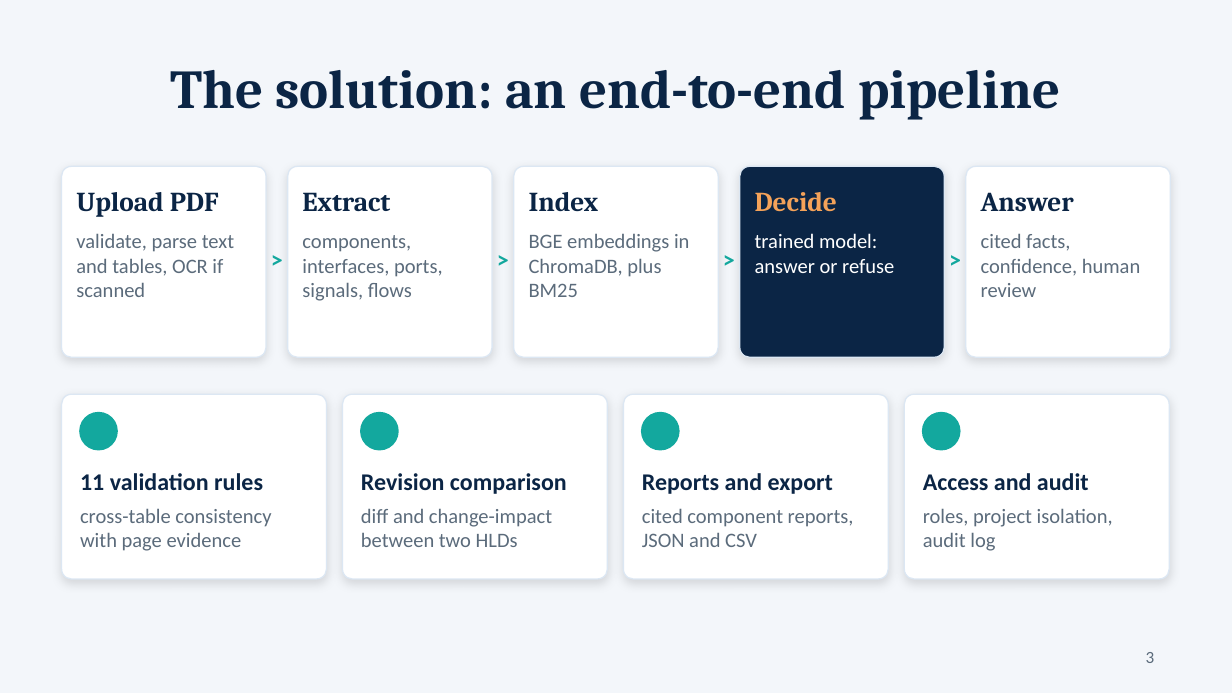
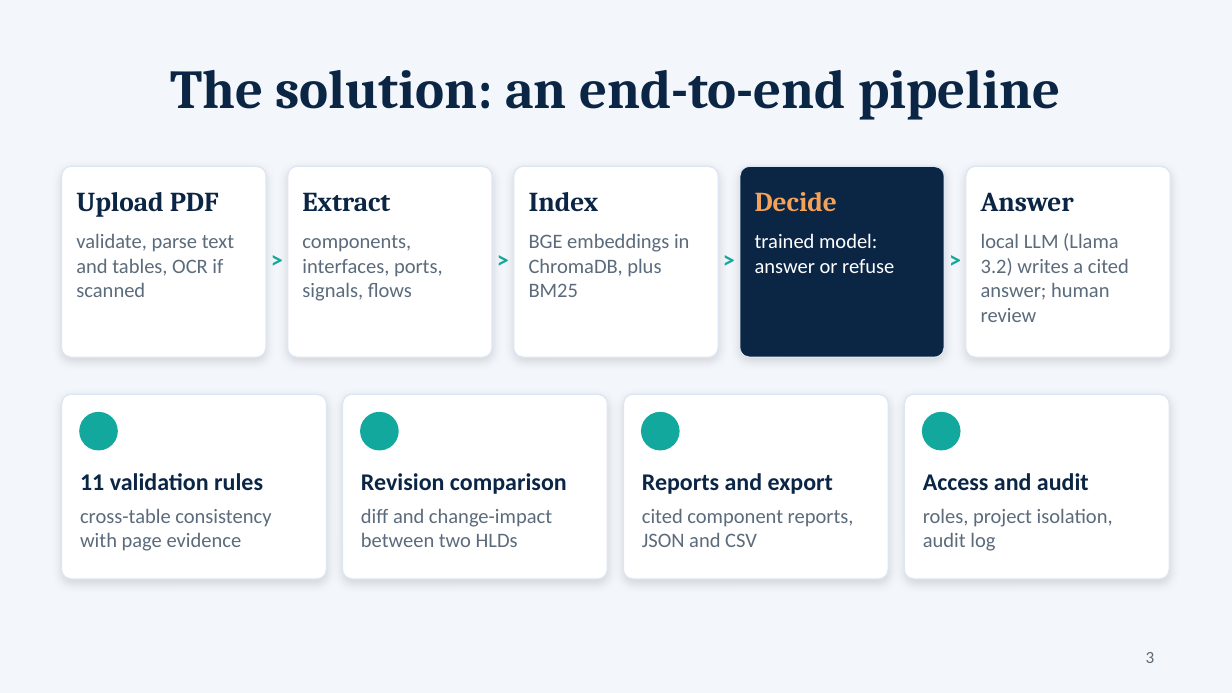
Before and after one commit to aishwarya-mc/AUTOSAR-HLD-intelligence, a slide deck: slide 3 of presentation/CB.SC.U4AIE23211_Presentation_v1.0.pptx. Drawn at 1232x693 pixels with LibreOffice and Linux fonts; fonts in the diff are those of the drawing. Boxes give left, top, right and bottom in pixels: in the first picture for what was removed or moved away, otherwise in the second. Text is boxed around its words. In the diff, an @@ line names an element or a change of style, - is before the commit and + after.

```diff
--- a/presentation/CB.SC.U4AIE23211_Presentation_v1.0.pptx
+++ b/presentation/CB.SC.U4AIE23211_Presentation_v1.0.pptx
@@ text at [981,233,1129,322]: text changed @@
-cited facts, confidence, human review
+local LLM (Llama 3.2) writes a cited answer; human review
```
Also in this commit, not shown: 3 other slides changed, 7 other files.
